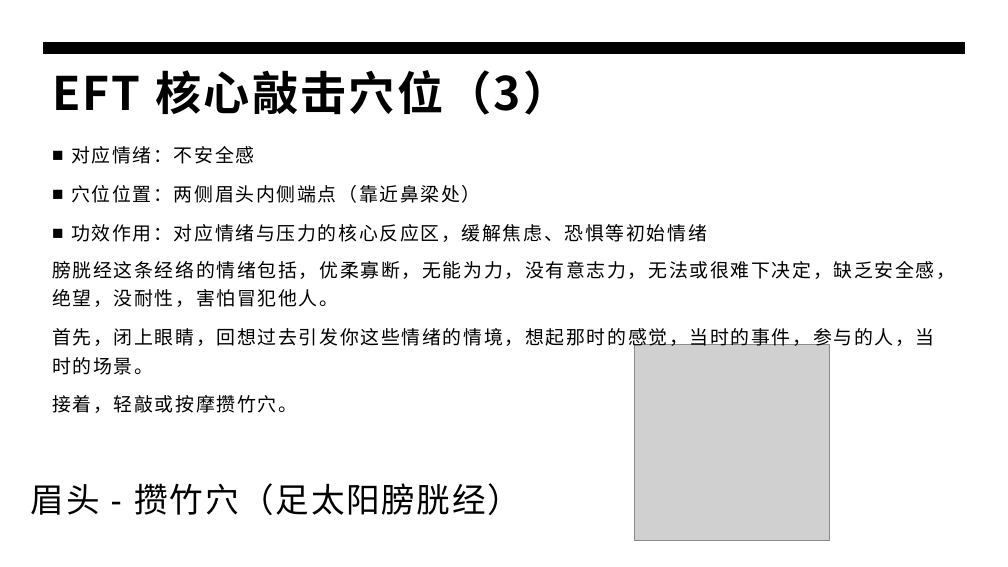
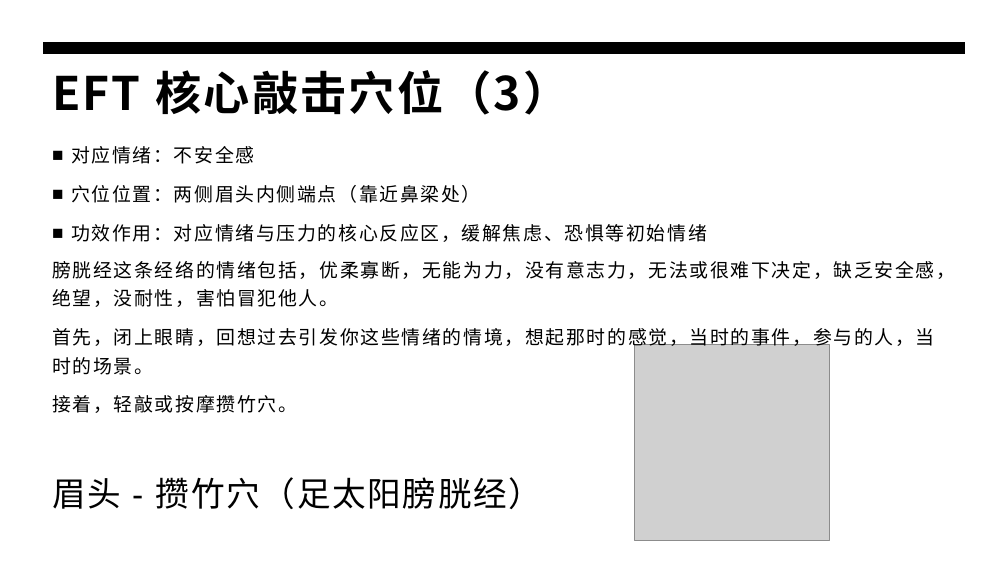
Before and after one commit to panxibei/writing, a slide deck: slide 17 of 44_心理学/28_浥尘伙伴社团原创：音乐治疗/PPT/浥尘伙伴社团原创：情绪释放疗法（EFT）心理训练.pptx. Drawn at 1008x567 pixels with LibreOffice and Linux fonts; fonts in the diff are those of the drawing; grey boxes stand for pictures. Boxes give left, top, right and bottom in pixels: in the first picture for what was removed or moved away, otherwise in the second. Text is boxed around its words. In the diff, an @@ line names an element or a change of style, - is before the commit and + after.

```diff
--- a/44_心理学/28_浥尘伙伴社团原创：音乐治疗/PPT/浥尘伙伴社团原创：情绪释放疗法（EFT）心理训练.pptx
+++ b/44_心理学/28_浥尘伙伴社团原创：音乐治疗/PPT/浥尘伙伴社团原创：情绪释放疗法（EFT）心理训练.pptx
@@ text "眉头 - 攒竹穴（足太阳膀胱经）": place and size @@
-text "眉头 - 攒竹穴（足太阳膀胱经）" at bbox=[31, 483, 522, 515]
+text "眉头 - 攒竹穴（足太阳膀胱经）" at bbox=[52, 477, 543, 509]
```
Also in this commit, not shown: 23 other slides changed, 2 slides added.
